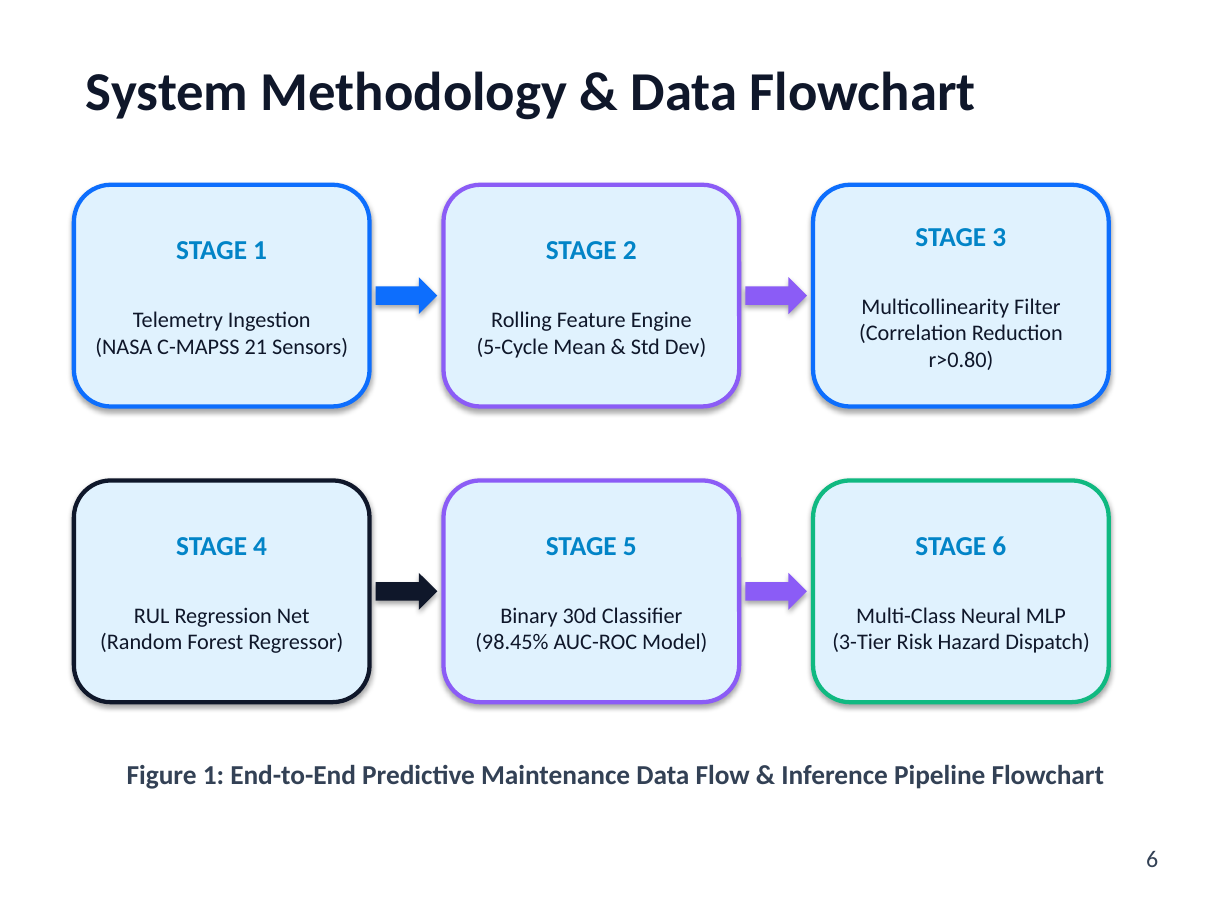
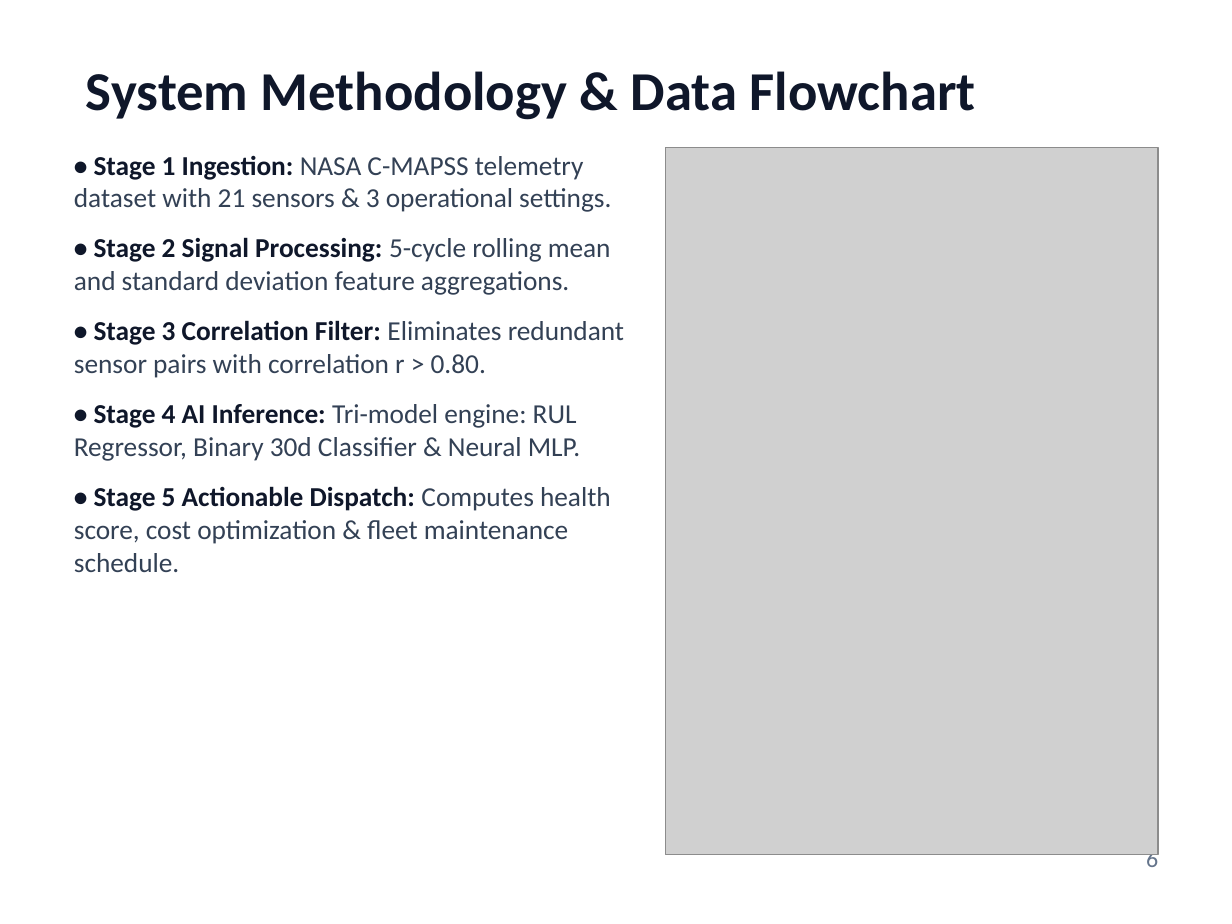
Before and after one commit to PiyushTiwari2051/Predictive-Master, a slide deck: slide 6 of Internship Presentation PPTs Template Final.pptx. Drawn at 1232x924 pixels with LibreOffice and Linux fonts; fonts in the diff are those of the drawing; grey boxes stand for pictures. Boxes give left, top, right and bottom in pixels: in the first picture for what was removed or moved away, otherwise in the second. Text is boxed around its words. In the diff, an @@ line names an element or a change of style, - is before the commit and + after.

Commit message:
Update presentation with Image 4 matching vertical flowchart and zero text box overflow

```diff
--- a/Internship Presentation PPTs Template Final.pptx
+++ b/Internship Presentation PPTs Template Final.pptx
@@ picture added at [665, 148, 1158, 855] @@
@@ text added at [74, 155, 624, 572], 16 pt, text #334155 @@
+• Stage 1 Ingestion: NASA C-MAPSS telemetry dataset with 21 sensors & 3 operational settings.
+• Stage 2 Signal Processing: 5-cycle rolling mean and standard deviation feature aggregations.
+• Stage 3 Correlation Filter: Eliminates redundant sensor pairs with correlation r > 0.80.
+• Stage 4 AI Inference: Tri-model engine: RUL Regressor, Binary 30d Classifier & Neural MLP.
+• Stage 5 Actionable Dispatch: Computes health score, cost optimization & fleet maintenance schedule.
@@ rounded rectangle removed at [74, 185, 370, 407] @@
-STAGE 1
-Telemetry Ingestion
-(NASA C-MAPSS 21 Sensors)
@@ rounded rectangle removed at [444, 185, 739, 407] @@
-STAGE 2
-Rolling Feature Engine
-(5-Cycle Mean & Std Dev)
@@ rounded rectangle removed at [813, 185, 1109, 407] @@
-STAGE 3
-Multicollinearity Filter
-(Correlation Reduction r>0.80)
@@ right arrow removed at [376, 277, 437, 314] @@
@@ right arrow removed at [745, 277, 807, 314] @@
@@ rounded rectangle removed at [74, 480, 370, 702] @@
-STAGE 4
-RUL Regression Net
-(Random Forest Regressor)
@@ rounded rectangle removed at [444, 480, 739, 702] @@
-STAGE 5
-Binary 30d Classifier
-(98.45% AUC-ROC Model)
@@ rounded rectangle removed at [813, 480, 1109, 702] @@
-STAGE 6
-Multi-Class Neural MLP
-(3-Tier Risk Hazard Dispatch)
@@ right arrow removed at [376, 573, 437, 610] @@
@@ right arrow removed at [745, 573, 807, 610] @@
@@ text removed at [127, 765, 1105, 789] @@
-Figure 1: End-to-End Predictive Maintenance Data Flow & Inference Pipeline Flowchart
@@ text "6" at [1146, 847, 1158, 867]: text colour #334155 to #64748B @@
```
Also in this commit, not shown: 14 other slides changed, 2 other files.
